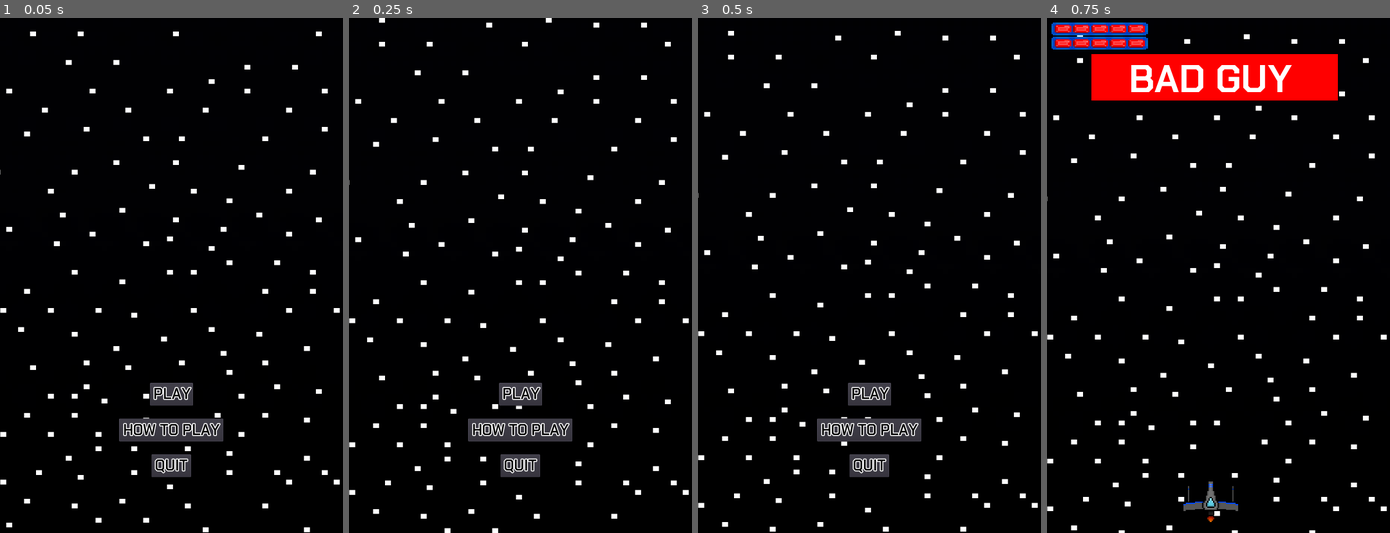
Above: before the commit, frames 1-4 (left to right).
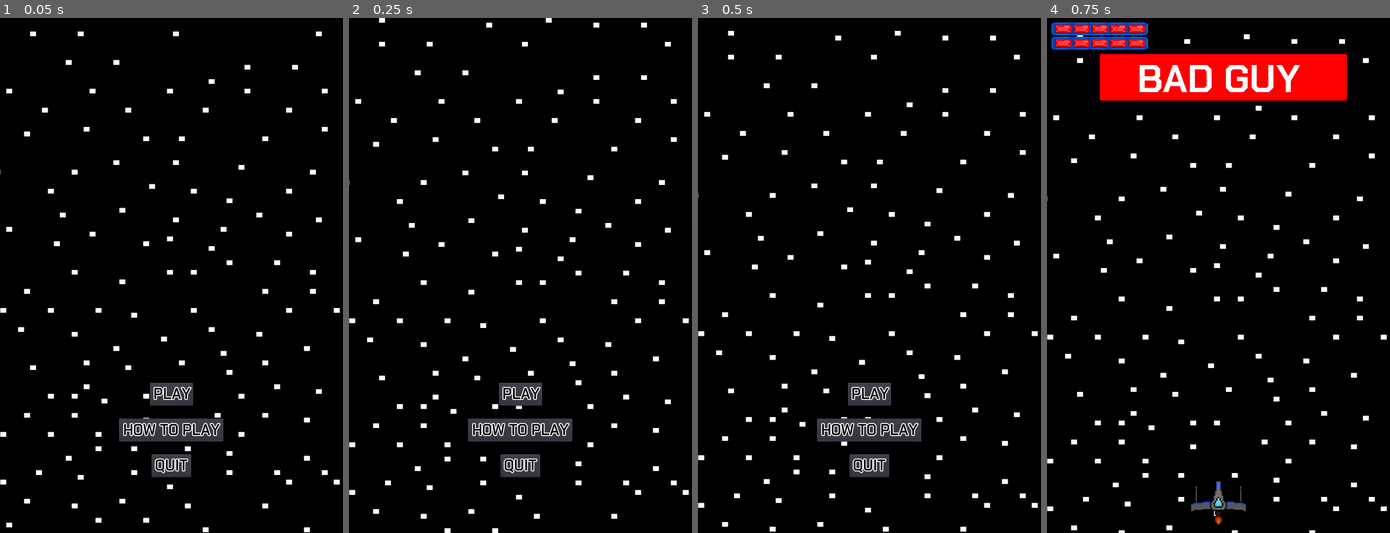
Above: after the commit, the same moments.

Repository: Cecilist/Final-BossFightBulletShooter
Game: Godot game, scene res://src/MainMenu.tscn
The game is run twice, just before and just after one commit, with the same random seed, the same clock (stepped at 60 frames per second) and the same inputs.
Inputs:
- Up to frame 1 (0.05 s): no input
- Up to frame 2 (0.25 s): no input
- Up to frame 3 (0.5 s): no input
- Up to frame 4 (0.75 s): click "PLAY" at 0.5 s

Frames 1-3 are identical in both runs. In frame 4, 2.4% of the frame differs, in the area x 12-88%, y 7-99%.

Commit message:
Fix player health bar

Diff:
--- a/project/src/HUD.tscn
+++ b/project/src/HUD.tscn
@@ -14,9 +14,14 @@
 
 [sub_resource type="SpriteFrames" id=1]
 animations = [ {
-"frames": [ ExtResource( 4 ) ],
+"frames": [ ExtResource( 1 ) ],
 "loop": true,
-"name": "50",
+"name": "0",
+"speed": 5.0
+}, {
+"frames": [ ExtResource( 10 ) ],
+"loop": true,
+"name": "80",
 "speed": 5.0
 }, {
 "frames": [ ExtResource( 7 ) ],
@@ -24,19 +29,24 @@
 "name": "90",
 "speed": 5.0
 }, {
+"frames": [ ExtResource( 5 ) ],
+"loop": true,
+"name": "60",
+"speed": 5.0
+}, {
+"frames": [ ExtResource( 8 ) ],
+"loop": true,
+"name": "10",
+"speed": 5.0
+}, {
 "frames": [ ExtResource( 9 ) ],
 "loop": true,
 "name": "20",
 "speed": 5.0
 }, {
-"frames": [ ExtResource( 11 ) ],
+"frames": [ ExtResource( 3 ) ],
 "loop": true,
-"name": "100",
-"speed": 5.0
-}, {
-"frames": [ ExtResource( 5 ) ],
-"loop": true,
-"name": "60",
+"name": "30",
 "speed": 5.0
 }, {
 "frames": [ ExtResource( 2 ) ],
@@ -49,24 +59,14 @@
 "name": "70",
 "speed": 5.0
 }, {
-"frames": [ ExtResource( 10 ) ],
+"frames": [ ExtResource( 11 ) ],
 "loop": true,
-"name": "80",
+"name": "100",
 "speed": 5.0
 }, {
-"frames": [ ExtResource( 1 ) ],
+"frames": [ ExtResource( 4 ) ],
 "loop": true,
-"name": "0",
-"speed": 5.0
-}, {
-"frames": [ ExtResource( 3 ) ],
-"loop": true,
-"name": "30",
-"speed": 5.0
-}, {
-"frames": [ ExtResource( 8 ) ],
-"loop": true,
-"name": "10",
+"name": "50",
 "speed": 5.0
 } ]
 
--- a/project/src/Level.gd
+++ b/project/src/Level.gd
@@ -33,29 +33,7 @@
 
 func _process(_delta) -> void:
 	# Checks the player's health and displays it on the player's health bar
-	if $Player.player_health_percent <= 100:
-		$Overlay/HUD/PlayerHealthBar.play("100")
-	elif $Player.player_health_percent <= 90:
-		$Overlay/HUD/PlayerHealthBar.play("90")
-	elif $Player.player_health_percent <= 80:
-		$Overlay/HUD/PlayerHealthBar.play("80")
-	elif $Player.player_health_percent <= 70:
-		$Overlay/HUD/PlayerHealthBar.play("70")
-	elif $Player.player_health_percent <= 60:
-		$Overlay/HUD/PlayerHealthBar.play("60")
-	elif $Player.player_health_percent <= 50:
-		$Overlay/HUD/PlayerHealthBar.play("50")
-	elif $Player.player_health_percent <= 40:
-		$Overlay/HUD/PlayerHealthBar.play("40")
-	elif $Player.player_health_percent <= 30:
-		$Overlay/HUD/PlayerHealthBar.play("30")
-	elif $Player.player_health_percent <= 20:
-		$Overlay/HUD/PlayerHealthBar.play("20")
-	elif $Player.player_health_percent <= 10:
-		$Overlay/HUD/PlayerHealthBar.play("10")
-	elif $Player.player_health_percent == 0:
-		$Overlay/HUD/PlayerHealthBar.play("0")
-		_show_game_over()
+		pass
 
 	# Checks the boss's health and displays it on its health bar
 #	if $Boss.boss_health_percent <= 100:
@@ -106,7 +84,7 @@
 
 # Displays the game over message and allows the player to replay,
 #  go the the main menu, or quit the game
-func _show_game_over() -> void:
+func show_game_over() -> void:
 	$Overlay/GameOver.visible = true
 	$Overlay/GameOver/ReplayButton.disabled = false
 	$Overlay/GameOver/ToMenuButton.disabled = false
--- a/project/src/Level.tscn
+++ b/project/src/Level.tscn
@@ -1,7 +1,6 @@
-[gd_scene load_steps=16 format=2]
+[gd_scene load_steps=15 format=2]
 
 [ext_resource path="res://src/Player.tscn" type="PackedScene" id=1]
-[ext_resource path="res://src/HUD.tscn" type="PackedScene" id=2]
 [ext_resource path="res://src/Level.gd" type="Script" id=3]
 [ext_resource path="res://src/WonGame.tscn" type="PackedScene" id=4]
 [ext_resource path="res://src/GameOver.tscn" type="PackedScene" id=5]
@@ -47,13 +46,13 @@
 script = ExtResource( 3 )
 
 [node name="Player" parent="." instance=ExtResource( 1 )]
-position = Vector2( 343.654, 1006.92 )
+position = Vector2( 360, 1006.92 )
 scale = Vector2( 0.25, 0.25 )
 
 [node name="Boss" parent="." groups=[
 "hazard",
 ] instance=ExtResource( 7 )]
-position = Vector2( 342, 76 )
+position = Vector2( 360, 76 )
 
 [node name="LevelBorders" type="StaticBody2D" parent="."]
 
@@ -74,12 +73,6 @@
 position = Vector2( 0, 1081.44 )
 rotation = -1.5708
 shape = SubResource( 2 )
-
-[node name="WonGame" parent="." instance=ExtResource( 4 )]
-visible = false
-
-[node name="GameOver" parent="." instance=ExtResource( 5 )]
-visible = false
 
 [node name="Overlay" type="CanvasLayer" parent="."]
 
@@ -180,9 +173,11 @@
 "_edit_use_anchors_": false
 }
 
-[node name="HUD" parent="Overlay" instance=ExtResource( 2 )]
-anchor_right = 0.0
-anchor_bottom = 0.0
+[node name="WonGame" parent="Overlay" instance=ExtResource( 4 )]
+visible = false
+
+[node name="GameOver" parent="Overlay" instance=ExtResource( 5 )]
+visible = false
 
 [node name="Timers" type="Node" parent="."]
 
--- a/project/src/Player.gd
+++ b/project/src/Player.gd
@@ -5,7 +5,7 @@
 export var player_health := 100
 export var player_movement_speed := 250
 
-var player_health_percent := 100
+var player_health_percent := 100.0
 var ship_paused = true
 
 var _ship_velocity := Vector2(0,0)
@@ -44,7 +44,33 @@
 
 	# Calculates how much health the player has as a percent
 	#  to display it as part of the HUD
-	player_health_percent = 100*_remaining_player_health / player_health
+	player_health_percent = 100 * _remaining_player_health / player_health
+	player_health_percent = clamp(player_health_percent, 0, 100)
+
+	# Checks the player's health and displays it on the player's health bar
+	if player_health_percent <= 100:
+		$Overlay/HUD/PlayerHealthBar.play("100")
+	if player_health_percent <= 90:
+		$Overlay/HUD/PlayerHealthBar.play("90")
+	if player_health_percent <= 80:
+		$Overlay/HUD/PlayerHealthBar.play("80")
+	if player_health_percent <= 70:
+		$Overlay/HUD/PlayerHealthBar.play("70")
+	if player_health_percent <= 60:
+		$Overlay/HUD/PlayerHealthBar.play("60")
+	if player_health_percent <= 50:
+		$Overlay/HUD/PlayerHealthBar.play("50")
+	if player_health_percent <= 40:
+		$Overlay/HUD/PlayerHealthBar.play("40")
+	if player_health_percent <= 30:
+		$Overlay/HUD/PlayerHealthBar.play("30")
+	if player_health_percent <= 20:
+		$Overlay/HUD/PlayerHealthBar.play("20")
+	if player_health_percent <= 10:
+		$Overlay/HUD/PlayerHealthBar.play("10")
+	if player_health_percent == 0:
+		$Overlay/HUD/PlayerHealthBar.play("0")
+		get_parent().show_game_over()
 
 
 # Shoots 2 bullets at the same time from the player
--- a/project/src/Player.tscn
+++ b/project/src/Player.tscn
@@ -1,9 +1,10 @@
-[gd_scene load_steps=8 format=2]
+[gd_scene load_steps=9 format=2]
 
 [ext_resource path="res://assets/textures/Player/Player_Ship_1.png" type="Texture" id=1]
 [ext_resource path="res://assets/textures/Player/Player_Ship_2.png" type="Texture" id=2]
 [ext_resource path="res://assets/textures/Player/Player_Ship_3.png" type="Texture" id=3]
 [ext_resource path="res://src/Player.gd" type="Script" id=4]
+[ext_resource path="res://src/HUD.tscn" type="PackedScene" id=5]
 
 [sub_resource type="SpriteFrames" id=1]
 animations = [ {
@@ -23,10 +24,14 @@
 [node name="Player" type="KinematicBody2D"]
 script = ExtResource( 4 )
 
+[node name="Overlay" type="CanvasLayer" parent="."]
+
+[node name="HUD" parent="Overlay" instance=ExtResource( 5 )]
+
 [node name="ShipSprite" type="AnimatedSprite" parent="."]
 frames = SubResource( 1 )
 animation = "flying"
-frame = 3
+frame = 2
 playing = true
 
 [node name="Hitbox" type="Area2D" parent="."]
